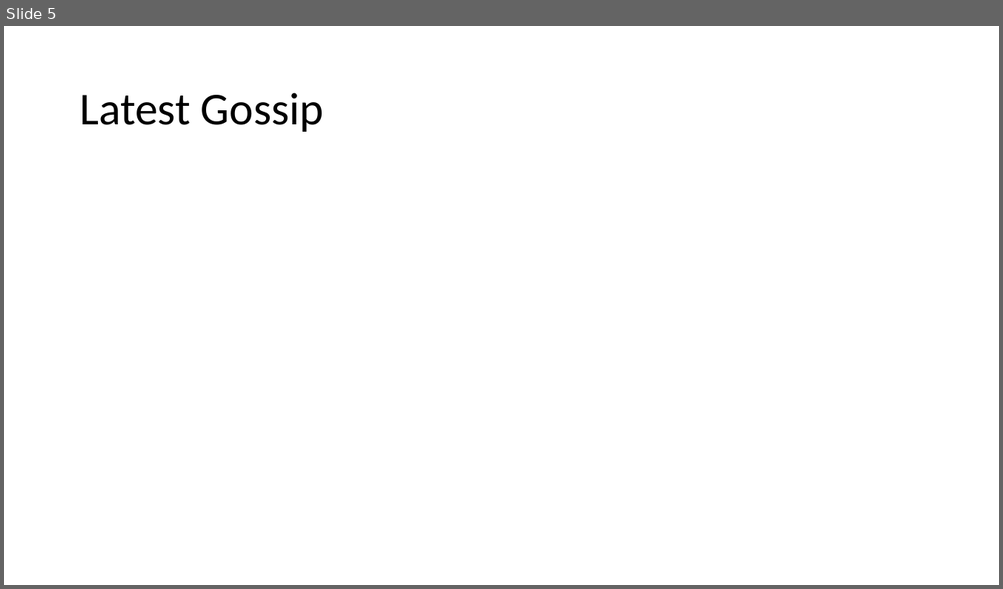
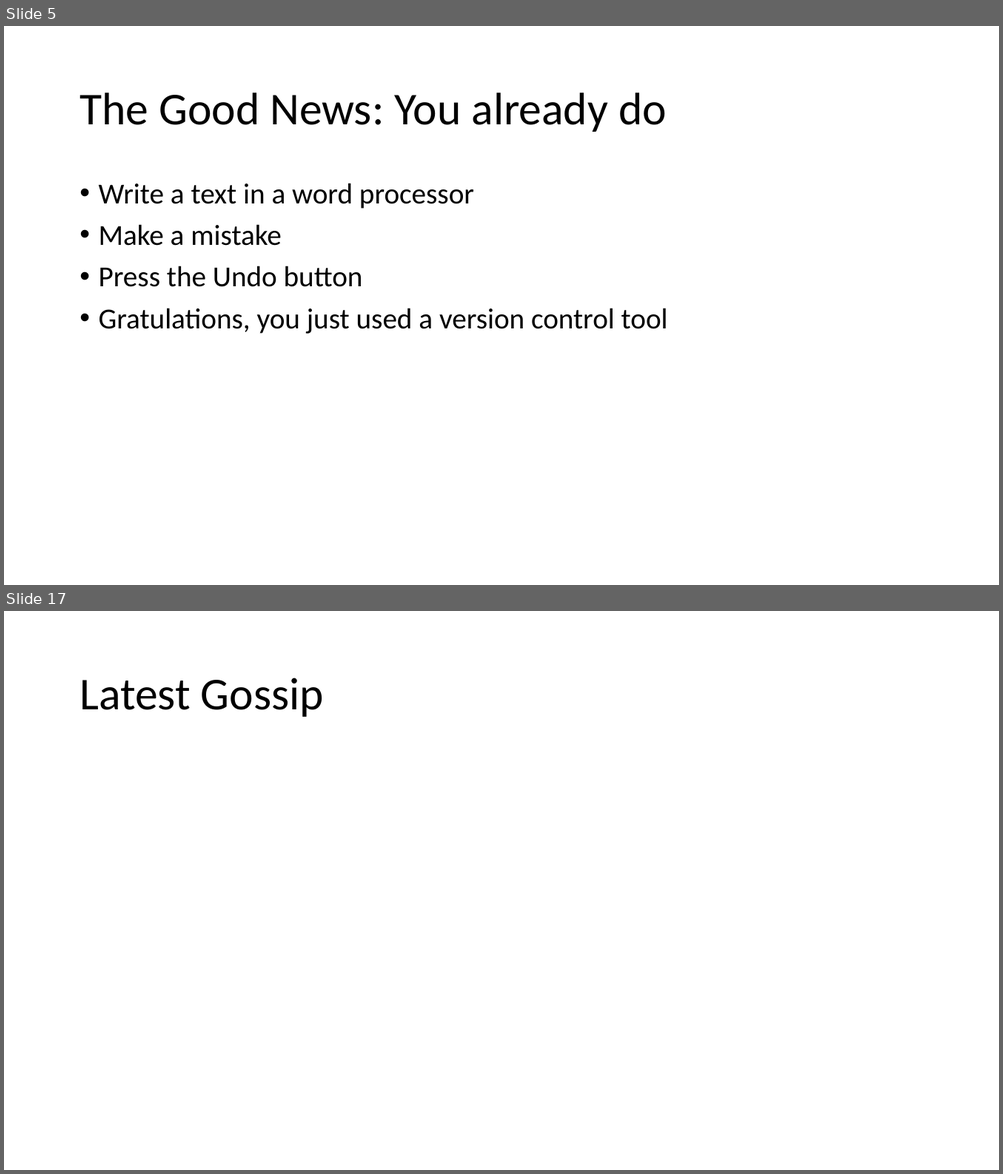
Before and after one commit to vegfetch/talk, a slide deck: cf_version_control_systems.pptx. Shown one above the other, each under a label of ours: slide 5 before the commit, slides 5 and 17 after it; the slides between them are not shown. The pictures are 1003x589 and 1003x1174 pixels, drawn with LibreOffice and Linux fonts; fonts in the diff are those of the drawing. Boxes give left, top, right and bottom in pixels: in the first picture for what was removed or moved away, otherwise in the second. Text is boxed around its words. In the diff, an @@ line names an element or a change of style, - is before the commit and + after.

```diff
--- a/cf_version_control_systems.pptx
+++ b/cf_version_control_systems.pptx
@@ slide 5 added at [4, 26, 999, 585], background #FFFFFF @@
@@ title added at [79, 93, 666, 132], 44 pt, text #000000 @@
+The Good News: You already do
@@ text added at [99, 183, 668, 334], 28 pt, text #000000 @@
+• Write a text in a word processor
+• Make a mistake
+• Press the Undo button
+• Gratulations, you just used a version control tool
@@ what was slide 5 is now slide 17 @@
```
Also in this commit, not shown: 3 slides changed, 12 other slides added, 1 slide removed, 1 other file.
